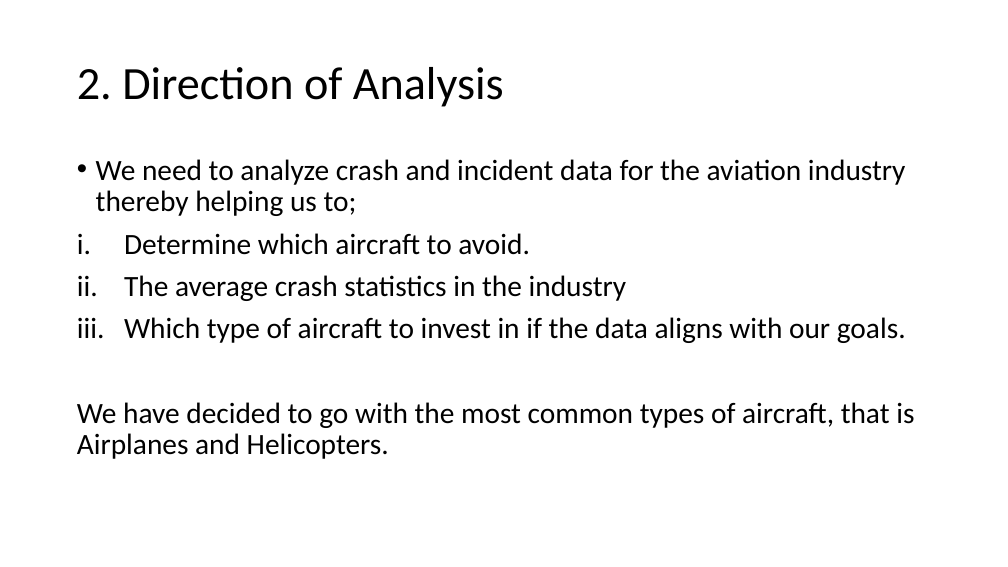
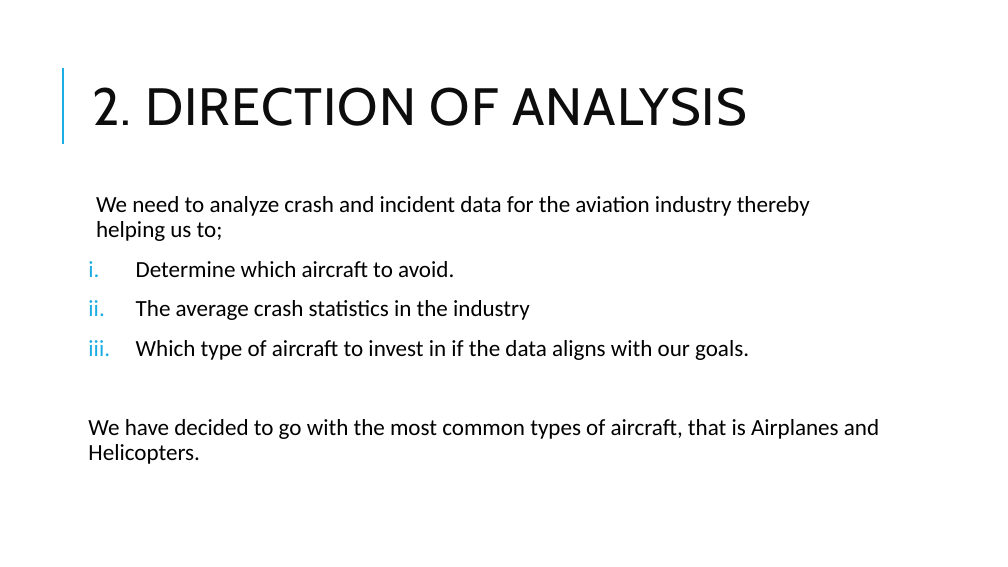
Before and after one commit to kdizz/dsc-phase-1-project-v3, a slide deck: slide 3 of CAPITAL INVESTMENTS LIMITED.pptx. Drawn at 1008x567 pixels with LibreOffice and Linux fonts; fonts in the diff are those of the drawing. Boxes give left, top, right and bottom in pixels: in the first picture for what was removed or moved away, otherwise in the second. Text is boxed around its words. In the diff, an @@ line names an element or a change of style, - is before the commit and + after.

```diff
--- a/CAPITAL INVESTMENTS LIMITED.pptx
+++ b/CAPITAL INVESTMENTS LIMITED.pptx
@@ line added from (63, 144) to (63, 68), #1CADE4 1.5 pt @@
@@ title at (92,87,747,126): text changed; size 44 to 50 pt; font Calibri to Cabin; text colour #000000 to #0D0D0D @@
-2. Direction of Analysis
+2. DIRECTION OF ANALYSIS
@@ text "We need to analyze crash ...": place and size @@
-text "We need to analyze crash ..." at (77,159,914,459)
+text "We need to analyze crash ..." at (88,196,879,464)
@@ text "We need to analyze crash ..." at (88,196,879,464): size 28 to 22 pt; bullet • to  ; more space between paragraphs @@
```
Also in this commit, not shown: 3 other slides changed, 6 slides added, 3 other files.
